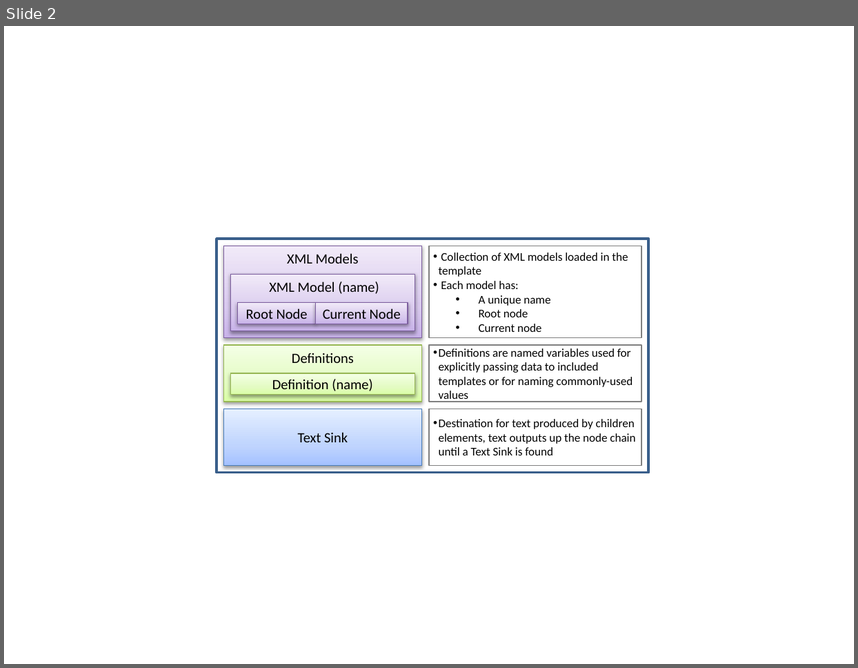
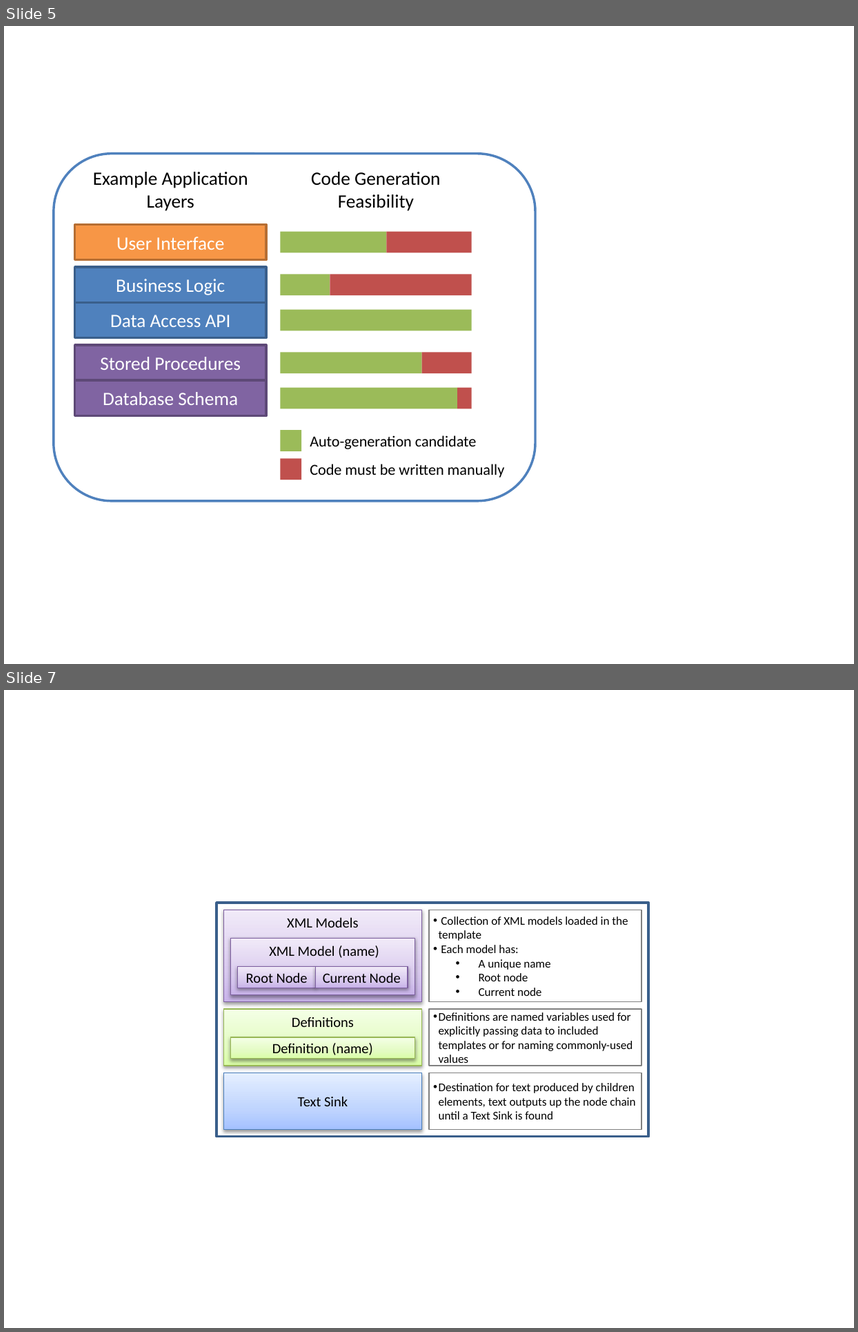
Before and after one commit to amurilloc/jseance, a slide deck: wiki/images/source/ImageSource.pptx. Shown one above the other, each under a label of ours: slide 2 before the commit, slides 5 and 7 after it; the slides between them are not shown. The pictures are 858x668 and 858x1332 pixels, drawn with LibreOffice and Linux fonts; fonts in the diff are those of the drawing. Boxes give left, top, right and bottom in pixels: in the first picture for what was removed or moved away, otherwise in the second. Text is boxed around its words. In the diff, an @@ line names an element or a change of style, - is before the commit and + after.

```diff
--- a/wiki/images/source/ImageSource.pptx
+++ b/wiki/images/source/ImageSource.pptx
@@ slide 5 added at [4,26,854,664], background #FFFFFF @@
@@ rounded rectangle added at [53,154,535,500], fill #FFFFFF, outline #4F81BD 2 pt @@
@@ text added at [93,172,248,211], 16 pt, text #000000 @@
+Example Application Layers
@@ text added at [311,172,440,211], 16 pt, text #000000 @@
+Code Generation Feasibility
@@ rectangle added at [74,224,266,260], fill #F79646, outline #B76F34 2 pt, 16 pt, text #FFFFFF @@
+User Interface
@@ rectangle added at [280,232,386,253], fill #9BBB59 @@
@@ rectangle added at [386,232,472,253], fill #C0504D @@
@@ rectangle added at [74,267,266,302], fill #4F81BD, outline #3A5F8C 2 pt, 16 pt, text #FFFFFF @@
+Business Logic
@@ rectangle added at [280,274,330,296], fill #9BBB59 @@
@@ rectangle added at [330,274,472,296], fill #C0504D @@
@@ rectangle added at [74,302,266,338], fill #4F81BD, outline #3A5F8C 2 pt, 16 pt, text #FFFFFF @@
+Data Access API
@@ rectangle added at [280,309,472,330], fill #9BBB59 @@
@@ rectangle added at [74,345,266,381], fill #8064A2, outline #5F4A78 2 pt, 16 pt, text #FFFFFF @@
+Stored Procedures
@@ rectangle added at [280,352,422,373], fill #9BBB59 @@
@@ rectangle added at [422,352,472,373], fill #C0504D @@
@@ rectangle added at [74,381,266,416], fill #8064A2, outline #5F4A78 2 pt, 16 pt, text #FFFFFF @@
+Database Schema
@@ rectangle added at [280,388,457,408], fill #9BBB59 @@
@@ rectangle added at [457,388,472,408], fill #C0504D @@
@@ rectangle added at [280,430,301,451], fill #9BBB59 @@
@@ text added at [310,435,477,449], 13 pt, text #000000 @@
+Auto-generation candidate
@@ rectangle added at [280,458,301,479], fill #C0504D @@
@@ text added at [310,463,505,477], 13 pt, text #000000 @@
+Code must be written manually
@@ what was slide 2 is now slide 7 @@
```
Also in this commit, not shown: 1 slide changed, 4 other slides added.
